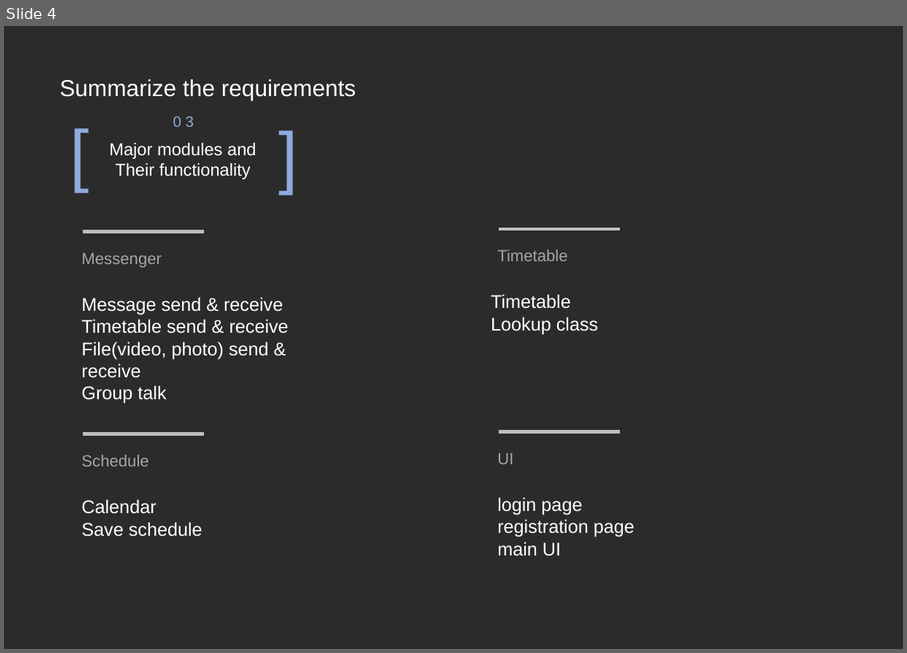
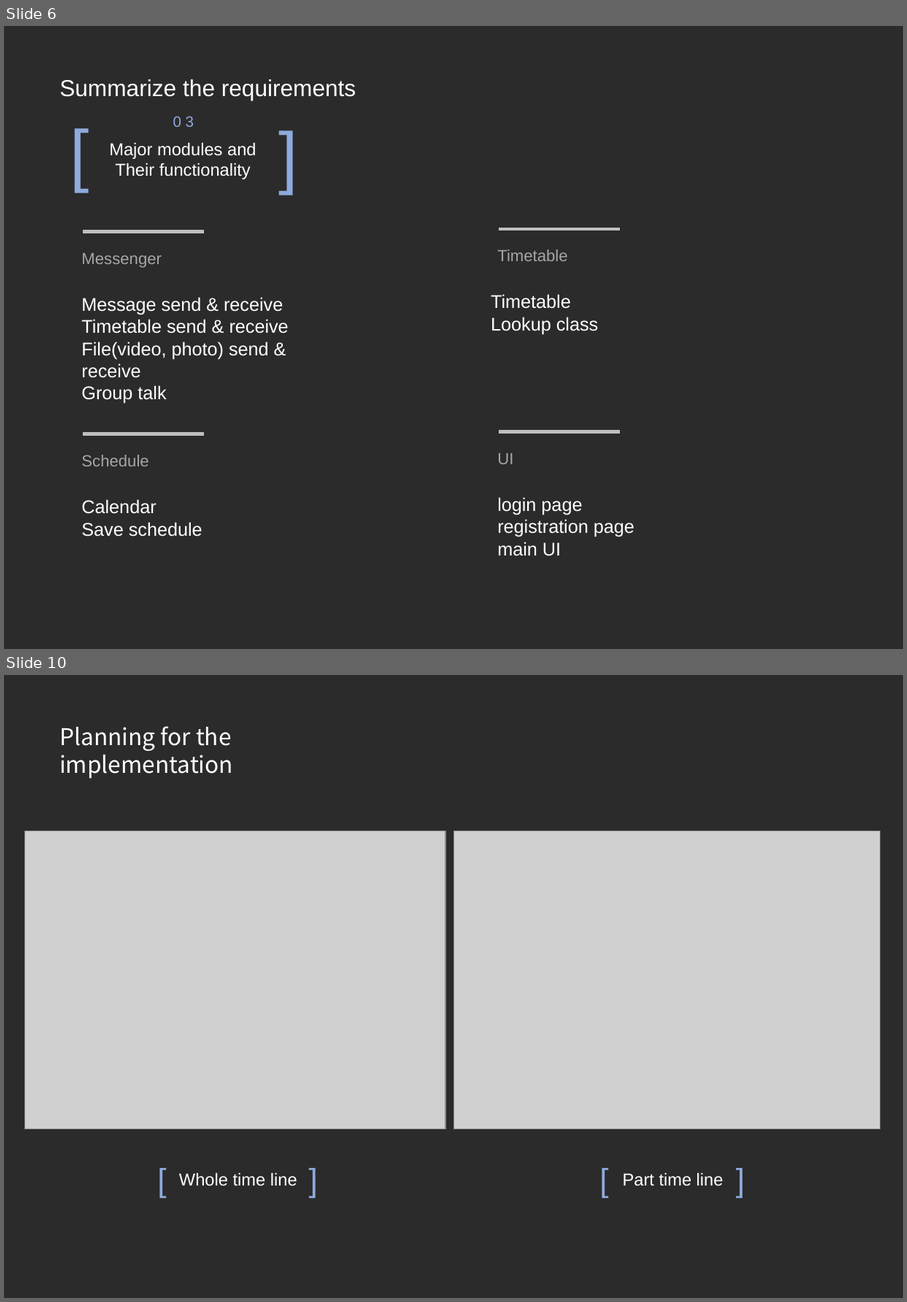
Before and after one commit to whd0714/CCC, a slide deck: Documents/소공ppt.pptx. Shown one above the other, each under a label of ours: slide 4 before the commit, slides 6 and 10 after it; the slides between them are not shown. The pictures are 907x653 and 907x1302 pixels, drawn with LibreOffice and Linux fonts; fonts in the diff are those of the drawing; grey boxes stand for pictures; background and template pictures are left out; a plain dark background stands for a picture behind light text. Boxes give left, top, right and bottom in pixels: in the first picture for what was removed or moved away, otherwise in the second. Text is boxed around its words. In the diff, an @@ line names an element or a change of style, - is before the commit and + after.

```diff
--- a/Documents/소공ppt.pptx
+++ b/Documents/소공ppt.pptx
@@ slide 10 added at (4, 675, 903, 1298), background picture (left out) @@
@@ text added at (59, 726, 233, 779), 20 pt, text #FFFFFF @@
+Planning for the implementation
@@ picture added at (24, 831, 446, 1129) @@
@@ picture added at (454, 831, 881, 1129) @@
@@ text added at (149, 1155, 186, 1202), 28 pt, text #8FAADC @@
+[
@@ text added at (300, 1155, 338, 1202), 28 pt, text #8FAADC @@
+]
@@ text added at (592, 1155, 630, 1202), 28 pt, text #8FAADC @@
+[
@@ text added at (728, 1155, 765, 1202), 28 pt, text #8FAADC @@
+]
@@ text added at (179, 1173, 297, 1186), 15 pt, text #FFFFFF @@
+Whole time line
@@ text added at (623, 1173, 724, 1186), 15 pt, text #FFFFFF @@
+Part time line
@@ what was slide 4 is now slide 6 @@
```
Also in this commit, not shown: 2 slides changed, 5 other slides added, 1 slide removed, 1 other file.
